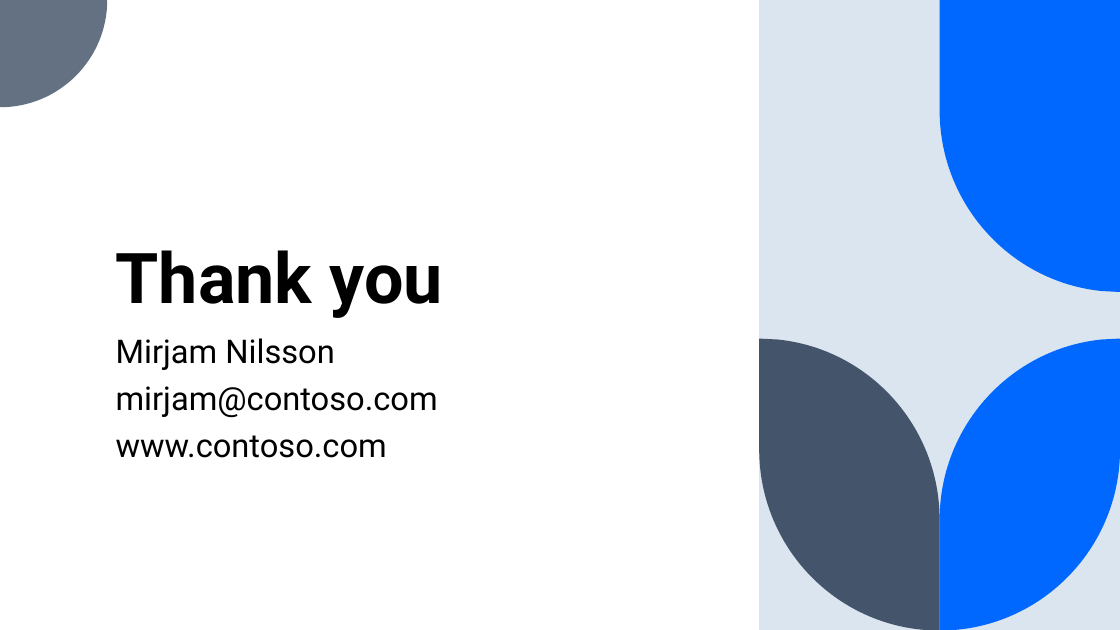
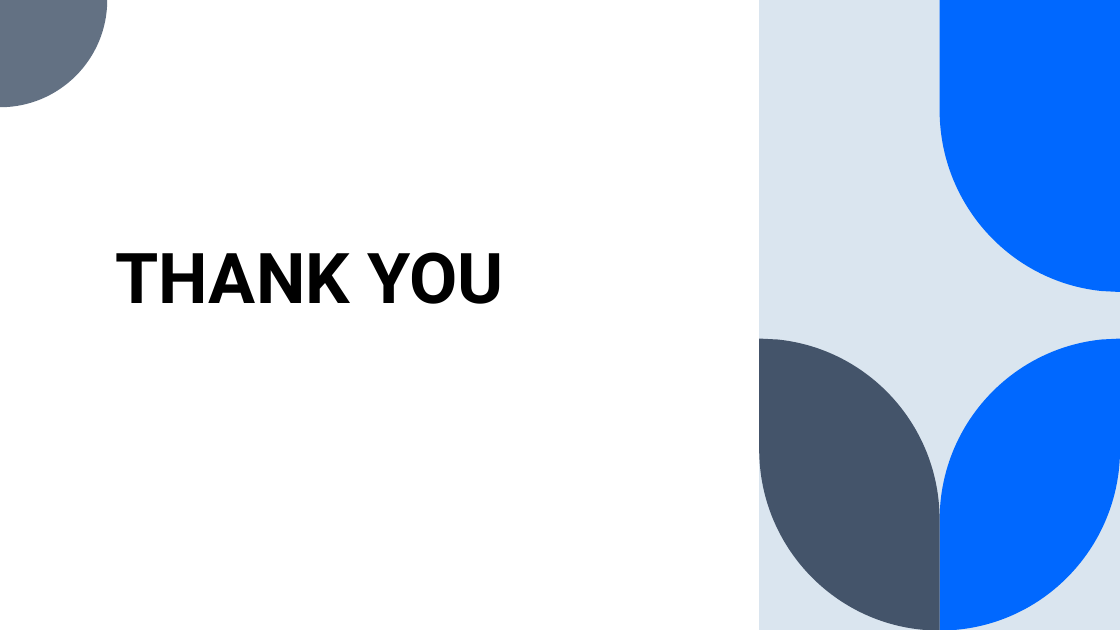
Before and after one commit to kwabenaboateng/AZUBI-CAPSTONE-PROJECT, a slide deck: slide 18 of Income Prediction Challenge for Azubian - PPT.pptx (slide 26 before the commit). Drawn at 1120x630 pixels with LibreOffice and Linux fonts; fonts in the diff are those of the drawing. Boxes give left, top, right and bottom in pixels: in the first picture for what was removed or moved away, otherwise in the second. Text is boxed around its words. In the diff, an @@ line names an element or a change of style, - is before the commit and + after.

```diff
--- a/Income Prediction Challenge for Azubian - PPT.pptx
+++ b/Income Prediction Challenge for Azubian - PPT.pptx
@@ title at [116, 252, 504, 304]: text changed @@
-Thank you
+THANK YOU
@@ subtitle removed at [116, 338, 438, 458] @@
-Mirjam Nilsson
-mirjam@contoso.com
-www.contoso.com
```
Also in this commit, not shown: 6 other slides changed, 3 slides added, 11 slides removed, 8 other files.
